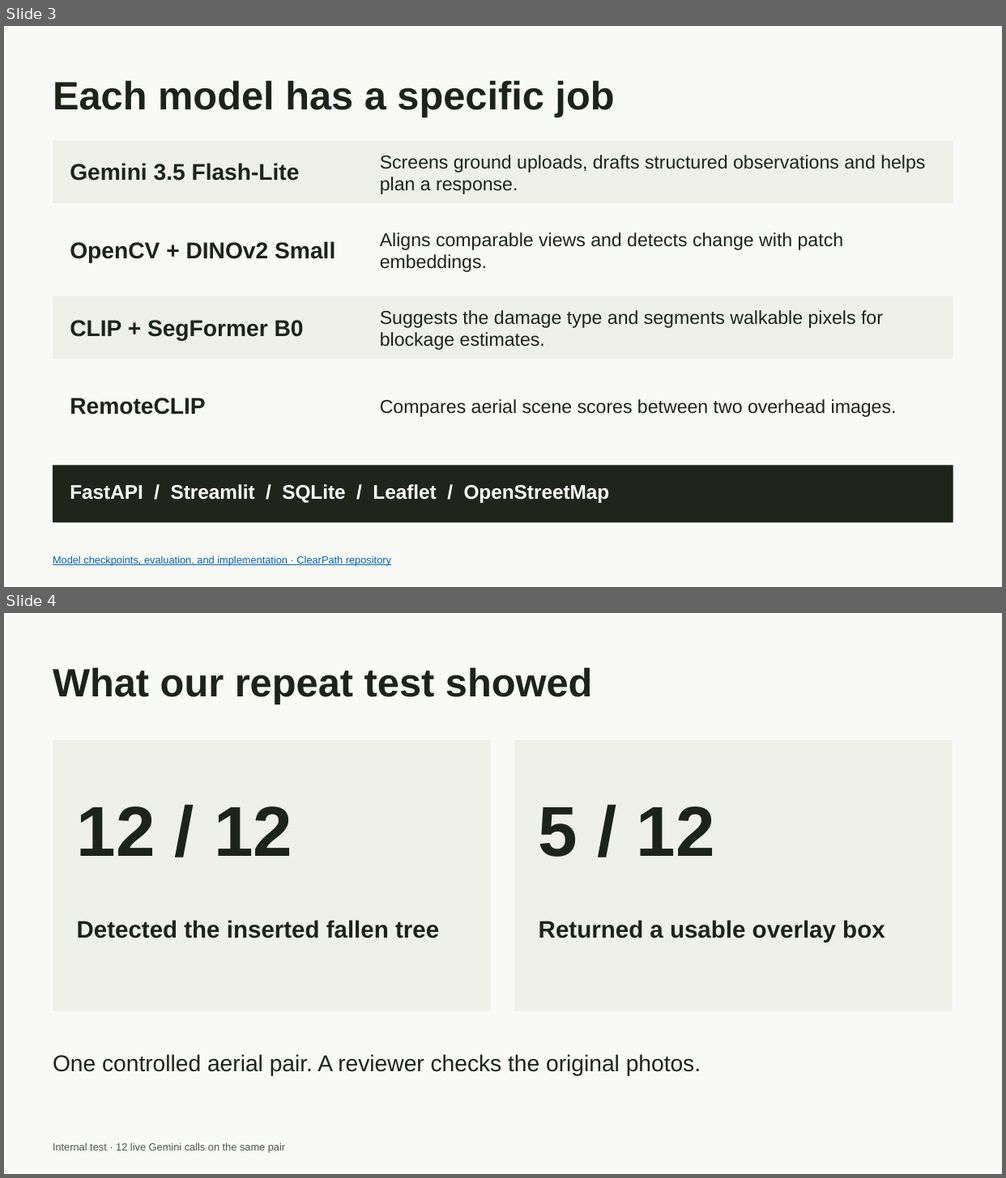
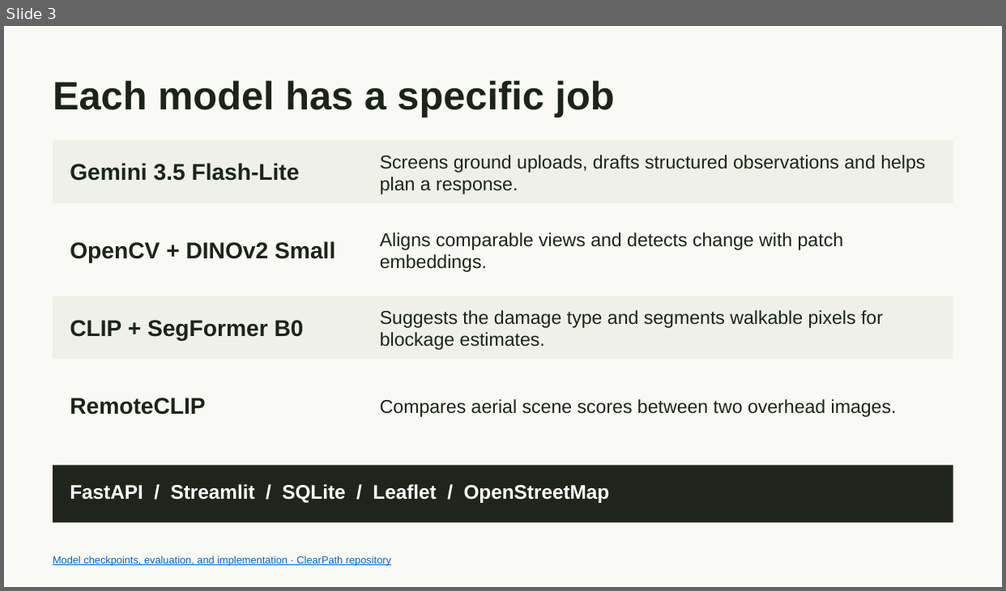
Before and after one commit to kateye31/hackabull, a slide deck: docs/ClearPath HackJam Pitch.pptx. Shown one above the other, each under a label of ours: slides 3 and 4 before the commit, slide 3 after it. The pictures are 1006x1178 and 1006x591 pixels, drawn with LibreOffice and Linux fonts; fonts in the diff are those of the drawing. Boxes give left, top, right and bottom in pixels: in the first picture for what was removed or moved away, otherwise in the second. Text is boxed around its words. In the diff, an @@ line names an element or a change of style, - is before the commit and + after.

Commit message:
Update HackJam presentation and include the v2 pitch deck

```diff
--- a/docs/ClearPath HackJam Pitch.pptx
+++ b/docs/ClearPath HackJam Pitch.pptx
@@ slide 4 removed at [4,613,1002,1174], background #F9FAF5 @@
@@ text removed at [53,667,593,704] @@
-What our repeat test showed
@@ rectangle removed at [53,740,491,1012] @@
@@ rectangle removed at [514,740,953,1012] @@
@@ text removed at [77,807,292,856] @@
-12 / 12
@@ text removed at [539,807,715,857] @@
-5 / 12
@@ text removed at [77,920,439,939] @@
-Detected the inserted fallen tree
@@ text removed at [539,920,884,943] @@
-Returned a usable overlay box
@@ text removed at [53,1054,701,1076] @@
-One controlled aerial pair. A reviewer checks the original photos.
@@ text removed at [53,1143,285,1153] @@
-Internal test · 12 live Gemini calls on the same pair
```
Also in this commit, not shown: 1 other file.
